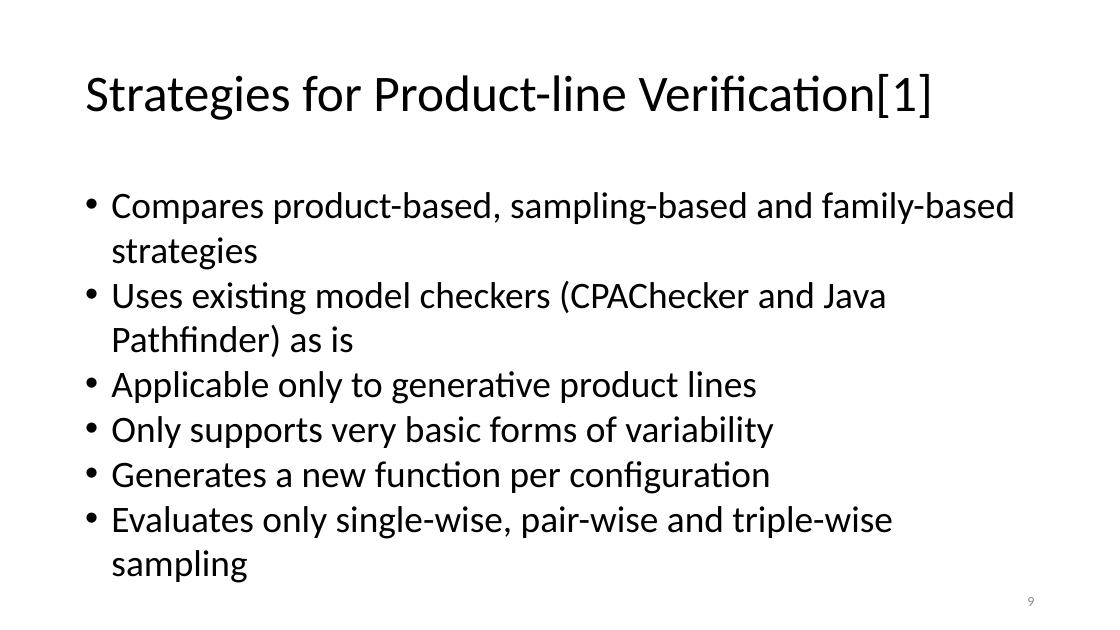
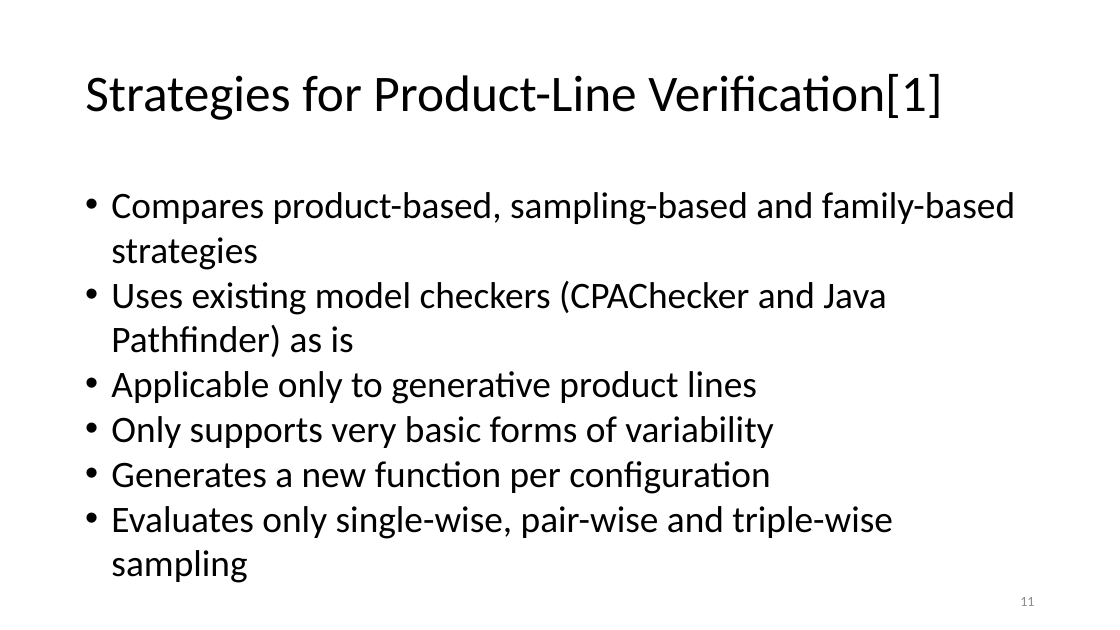
Before and after one commit to ramyshahin/ProductLineAnalysis, a slide deck: slide 11 of doc/quals/quals.pptx (slide 9 before the commit). Drawn at 1120x630 pixels with LibreOffice and Linux fonts; fonts in the diff are those of the drawing. Boxes give left, top, right and bottom in pixels: in the first picture for what was removed or moved away, otherwise in the second. Text is boxed around its words. In the diff, an @@ line names an element or a change of style, - is before the commit and + after.

```diff
--- a/doc/quals/quals.pptx
+++ b/doc/quals/quals.pptx
@@ title at (85,74,942,120): text changed @@
-Strategies for Product-line Verification[1]
+Strategies for Product-Line Verification[1]
@@ page number at (1020,597,1034,606): text changed @@
-9
+11
```
Also in this commit, not shown: 8 other slides changed, 11 slides added.
